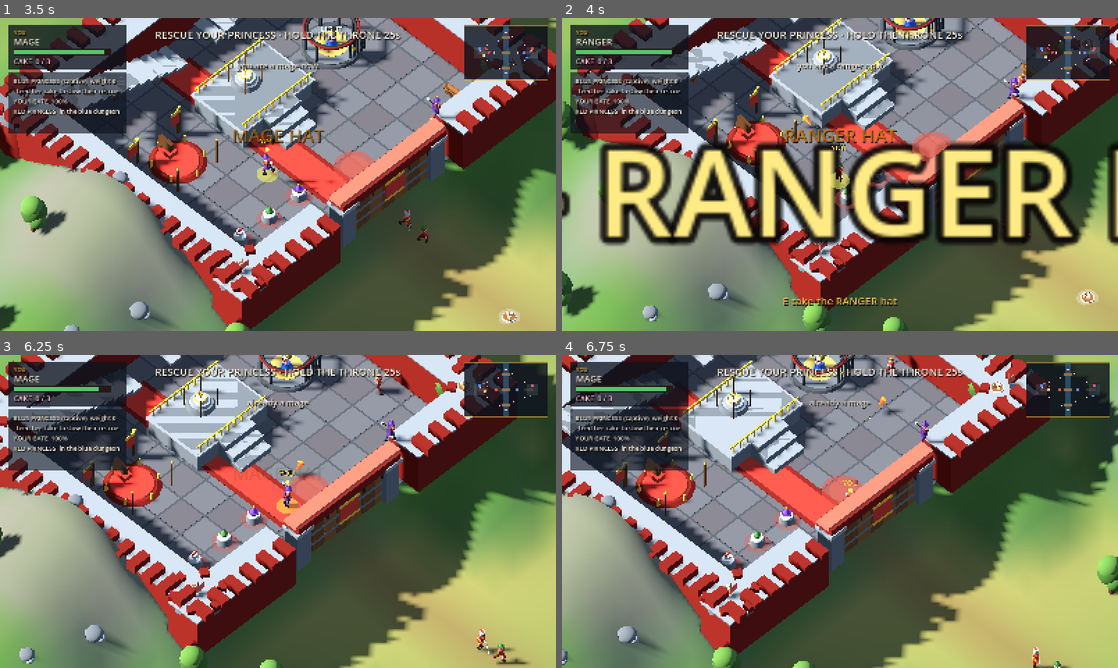
Above: before the commit, frames 1-4 (two rows, left to right).
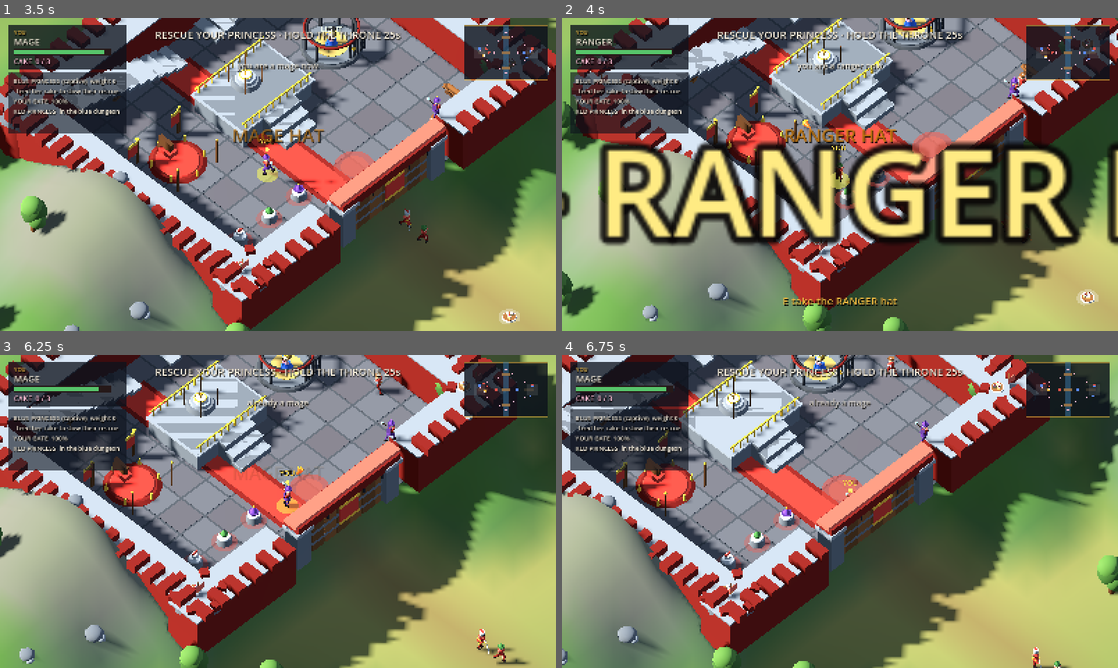
Above: after the commit, the same moments.

Repository: malahub/capture-the-princess
Game: Godot game, scene res://main.tscn
The game is run twice, just before and just after one commit, with the same random seed, the same clock (stepped at 60 frames per second) and the same inputs.
Inputs (mouse positions are in pixels of both pictures, inside the frame that each line leads up to):
- Up to frame 1 (3.5 s): tap E (act) at 0.5, 0.6, 1.25, 1.35, 2, 2.3, 3.05 s; move the mouse to (250, 237) at 0.52 s; hold W (move_up) 0.53-2.03 s; click (250, 237) at 0.67 s; tap V (jump) at 0.77, 1.52, 3.02 s; move the mouse to (444, 221) at 1.27 s; click (444, 221) at 1.42 s; move the mouse to (111, 127) at 2.02 s; hold A (move_left) from 2.03 s (still down); tap Space (attack) at 2.1 s; click (111, 127) at 2.17 s; move the mouse to (305, 174) at 2.77 s; click (305, 174) at 2.85 s
- Up to frame 2 (4 s): move the mouse to (756, 96) at 3.52 s; release A (move_left) at 3.53 s; hold S (move_down) from 3.53 s (still down); tap Shift (dash) at 3.6 s; click (756, 96) at 3.67 s; tap V (jump) at 3.77 s; tap E (act) at 3.8 s
- Up to frame 3 (6.25 s): move the mouse to (400, 495) at 4.27 s; release S (move_down) at 4.28 s; hold D (move_right) 4.28-5.03 s; tap Q (drop) at 4.35 s; click (400, 495) at 4.42 s; tap V (jump) at 4.52, 6.02 s; tap E (act) at 4.55, 5.3, 6.05 s; move the mouse to (166, 527) at 5.02 s; hold W (move_up) 5.03-5.78 s; tap F (feed) at 5.1 s; click (166, 527) at 5.17 s; move the mouse to (333, 442) at 5.77 s; hold D (move_right) from 5.78 s (still down); tap Enter at 5.85 s; click (333, 442) at 5.92 s
- Up to frame 4 (6.75 s): keep holding D (move_right); move the mouse to (812, 574) at 6.52 s; tap Keypad Enter at 6.6 s; click (812, 574) at 6.67 s

Frame 1 is identical in both runs. In frame 2, 0.1% of the frame differs, in the area x 43-50%, y 29-38%; in frame 3, less than 0.1%; in frame 4, less than 0.1%.

Commit message:
Projectiles: aim at the clicked unit's chest, collide with terrain, walls and trunks, poof on impact

Diff:
--- a/scripts/build.gd
+++ b/scripts/build.gd
@@ -132,7 +132,13 @@
 		hedge(root, Vector3(Terrain.HALF_X - 1.5, Terrain.h_terrain(Terrain.HALF_X - 1.5, z), z))
 
 
+## Trunks, for anything that has to stop at a tree (arrows, mostly). Decor is
+## not a collision body, so the shapes are recorded as they are built.
+static var trunks: Array = []
+
+
 static func tree(root: Node3D, p: Vector3, s: float) -> void:
+	trunks.append({"p": p, "r": 0.30 * s, "top": p.y + 2.2 * s})
 	var n := Node3D.new()
 	n.position = p
 	root.add_child(n)
--- a/scripts/game.gd
+++ b/scripts/game.gd
@@ -93,6 +93,9 @@
 var hattest := false
 var nettest := false
 var keyflow := false
+var shottest := false
+var fire_at_frame := -1
+var fire_shot: Dictionary = {}
 var showsil := false
 var camtest := false
 var sudden_applied := false
@@ -131,6 +134,9 @@
 		autoplay = true
 		_run_simtest()
 		return
+	if shottest:
+		_run_shottest()
+		return
 	if keyflow:
 		_run_keyflow()
 		return
@@ -192,6 +198,58 @@
 		start_match(false)
 	elif start_tutorial:
 		start_match(true)
+
+
+func _run_shottest() -> void:
+	start_match(false)
+	var dt := 1.0 / 60.0
+
+	# 1. aim at a person: the shot lands on them
+	var shooter := _new_unit(0, "ranger", false)
+	var target := _new_unit(1, "warrior", false)
+	place(shooter, Vector3(-20.0, 0.0, 45.0))
+	place(target, Vector3(-6.0, 0.0, 45.0))
+	units.append(shooter)
+	units.append(target)
+	var hp0: float = target.hp
+	spawn_projectile(shooter, shooter.pos + Vector3(0, 1.25, 0), target.position + Vector3(0, 1.15, 0), "arrow")
+	var n := 0
+	while n < 120 and not projectiles.is_empty():
+		_update_projectiles(dt)
+		n += 1
+	var chest_hit: bool = target.hp < hp0
+
+	# 2. aim at the ground: it flies out and poofs on the terrain, no damage
+	spawn_projectile(shooter, shooter.pos + Vector3(0, 1.25, 0), Vector3(-2.0, 0.0, 45.0), "arrow")
+	var travelled := 0.0
+	var start_x: float = shooter.pos.x
+	n = 0
+	while n < 200 and not projectiles.is_empty():
+		_update_projectiles(dt)
+		if projectiles.size() > 0:
+			travelled = absf((projectiles[0]["pos"] as Vector3).x - start_x)
+		n += 1
+	var ground_poof: bool = projectiles.is_empty() and travelled > 8.0
+
+	# 3. a wall in the way stops the shot
+	var inside := _new_unit(0, "ranger", false)
+	var outside := _new_unit(1, "warrior", false)
+	place(inside, Vector3(-44.0, 0.0, 8.0))
+	place(outside, Vector3(-30.0, 0.0, 8.0))
+	units.append(inside)
+	units.append(outside)
+	var hp1: float = outside.hp
+	spawn_projectile(inside, inside.pos + Vector3(0, 1.25, 0), outside.position + Vector3(0, 1.15, 0), "arrow")
+	n = 0
+	while n < 120 and not projectiles.is_empty():
+		_update_projectiles(dt)
+		n += 1
+	var wall_blocked: bool = is_equal_approx(outside.hp, hp1) and projectiles.is_empty()
+
+	var ok: bool = chest_hit and ground_poof and wall_blocked
+	print("[HF] SHOTTEST chest_hit=%s ground_poof=%s(%.1fm) wall_blocked=%s  %s" % [
+		str(chest_hit), str(ground_poof), travelled, str(wall_blocked), "PASS" if ok else "FAIL"])
+	get_tree().quit()
 
 
 func _run_keyflow() -> void:
@@ -564,31 +622,31 @@
 
 func _run_attacktest() -> void:
 	start_match(false)
+	# on dry ground: the old test stood them inside the bridge deck, which now
+	# (correctly) stops a shot that flies into it
 	var target := _new_unit(1, "warrior", false)
-	target.pos = Vector3(0, 0, 0)
-	target.position = target.pos
+	place(target, Vector3(-20.0, 0.0, 46.0))
 	units.append(target)
 	var shooter := _new_unit(0, "ranger", false)
-	shooter.pos = Vector3(0, 0, 7)
-	shooter.position = shooter.pos
+	place(shooter, Vector3(-20.0, 0.0, 53.0))
 	units.append(shooter)
 	var dt := 1.0 / 60.0
 	var hp0 := target.hp
 
-	spawn_projectile(shooter, Vector3(0, 1.25, 7), target.pos, "arrow")
+	var chest := target.position + Vector3(0, 1.15, 0)
+	spawn_projectile(shooter, shooter.position + Vector3(0, 1.25, 0), chest, "arrow")
 	for i in 60:
 		_update_projectiles(dt)
 	var hp1 := target.hp
 
-	spawn_projectile(shooter, Vector3(0, 1.35, 9), target.pos, "fire")
+	spawn_projectile(shooter, shooter.position + Vector3(0, 1.35, 0), chest, "fire")
 	for i in 90:
 		_update_projectiles(dt)
 	var hp2 := target.hp
 
 	# melee, for completeness
 	var brute := _new_unit(0, "warrior", false)
-	brute.pos = Vector3(0, 0, -1.8)
-	brute.position = brute.pos
+	place(brute, target.pos + Vector3(0, 0, -1.8))
 	brute.yaw = 0.0
 	units.append(brute)
 	melee_hit(brute, 2.25, 36.0, false)
@@ -781,6 +839,25 @@
 		zoom = 15.0
 		zoom_target = 15.0
 		cam_focus = Vector3(0, 0, 11.0)
+	elif demo == "shotarc":
+		var sh := _new_unit(0, "ranger", false)
+		place(sh, Vector3(-26.0, 0.0, 46.0))
+		sh.brain = "none"
+		sh.yaw = Core.yaw_to(sh.pos, Vector3(-10.0, 0.0, 46.0))
+		sh.rotation.y = sh.yaw
+		units.append(sh)
+		var tg := _new_unit(1, "warrior", false)
+		place(tg, Vector3(-10.0, 0.0, 46.0))
+		tg.brain = "none"
+		units.append(tg)
+		player.pos = Vector3(-18.0, 0.0, 34.0)
+		player.position = Vector3(-18.0, Terrain.h(-18.0, 34.0), 34.0)
+		zoom = 17.0
+		zoom_target = 17.0
+		cam_focus = Vector3(-18.0, 0.6, 44.0)
+		# fire a couple of shots once the frame is warm
+		fire_at_frame = 12
+		fire_shot = {"owner": sh, "target": tg.position + Vector3(0, 1.15, 0), "kind": "arrow"}
 	elif demo == "keycarry":
 		var kb: Dictionary = keys[1]
 		place(player, Vector3(kb["home"].x + 1.0, 0.0, kb["home"].z))
@@ -976,6 +1053,8 @@
 			input_debug = true
 		elif a == "--showsil":
 			showsil = true
+		elif a == "--shottest":
+			shottest = true
 		elif a == "--keyflow":
 			keyflow = true
 		elif a == "--nettest":
@@ -1424,6 +1503,7 @@
 	_update_respawns(dt)
 	_update_dropped_hats(dt)
 	_update_silhouettes(dt)
+	_maybe_fire_demo()
 	_update_interaction_label()
 	if state == S_TUTORIAL:
 		_update_tutorial(dt)
@@ -1451,7 +1531,7 @@
 		cam_right.y = 0.0
 		cam_right = cam_right.normalized()
 		dir = (cam_right * iv.x + cam_fwd * iv.y).normalized()
-	var aim := _mouse_ground()
+	var aim := _mouse_aim()
 	if autoplay:
 		aim = player.pos + Vector3(0, 0, 1)
 		if player.target_unit != null and is_instance_valid(player.target_unit):
@@ -1474,6 +1554,31 @@
 		_player_feed()
 	if autoplay:
 		_autoplay_actions()
+
+
+## What the player is pointing at. A unit under the cursor wins (aimed at its
+## chest); otherwise the point on the ground, so a shot into open field lands
+## where the cursor is and poofs on the terrain.
+func _mouse_aim() -> Vector3:
+	var mp := get_viewport().get_mouse_position()
+	var best: Unit = null
+	var best_d := 46.0
+	for u: Unit in units:
+		if not u.alive or u.team == player.team or not is_instance_valid(u):
+			continue
+		var chest: Vector3 = u.position + Vector3(0, 1.15, 0)
+		if camera.is_position_behind(chest):
+			continue
+		var sp: Vector2 = camera.unproject_position(chest)
+		var d: float = sp.distance_to(mp)
+		if d < best_d:
+			best_d = d
+			best = u
+	if best != null:
+		player.target_unit = best
+		return best.position + Vector3(0, 1.15, 0)
+	player.target_unit = null
+	return _mouse_ground()
 
 
 func _mouse_ground() -> Vector3:
@@ -1838,30 +1943,91 @@
 
 
 func spawn_projectile(owner: Unit, from: Vector3, target: Vector3, kind: String) -> void:
-	var dir := target - from
-	dir.y = 0.0
-	if dir.length() < 0.1:
-		dir = Vector3(sin(owner.yaw), 0, cos(owner.yaw))
-	dir = dir.normalized()
+	var y_off := 1.25 if kind == "arrow" else 1.35
+	var origin := from
+	origin.y = Terrain.h(origin.x, origin.z) + y_off
+	var aim := target
+	# never aim at your own feet: a click right next to you still fires forward
+	var flat := Vector3(aim.x - origin.x, 0.0, aim.z - origin.z)
+	if flat.length() < 4.0:
+		var fwd := Vector3(sin(owner.yaw), 0.0, cos(owner.yaw))
+		aim = origin + fwd * 9.0
+		aim.y = Terrain.h(aim.x, aim.z) + 0.4
+	var floor_y: float = Terrain.h(aim.x, aim.z) + 0.05
+	if aim.y < floor_y:
+		aim.y = floor_y
+	var to := aim - origin
+	var dist: float = maxf(to.length(), 1.0)
+	var dir := to / dist
 	var node := Node3D.new()
 	world.add_child(node)
 	if kind == "arrow":
 		Bld.arrow_model(node)
 	else:
 		Bld.fireball_model(node)
-	var y_off := 1.25 if kind == "arrow" else 1.35
-	from.y = Terrain.h(from.x, from.z) + y_off
-	node.position = from
+	node.position = origin
 	node.rotation.y = atan2(dir.x, dir.z)
+	node.rotation.x = -asin(clampf(dir.y, -1.0, 1.0))
 	projectiles.append({
-		"node": node, "pos": from, "prev": from, "dir": dir, "kind": kind,
-		"team": owner.team, "owner": owner, "life": 2.4,
+		"node": node, "pos": origin, "prev": origin, "dir": dir, "kind": kind,
+		"team": owner.team, "owner": owner, "life": 2.6,
 		"speed": 34.0 if kind == "arrow" else 17.0,
 		"dmg": (24.0 if kind == "arrow" else 32.0) * owner.damage_scale(),
-		"trail": 0.0, "y_off": y_off, "y": from.y,
+		"trail": 0.0, "left": dist, "range": 34.0 if kind == "arrow" else 24.0,
 	})
 	play_sfx(Core.tone(880.0, 0.07, "tri", 0.16, 1400.0) if kind == "arrow"
 		else Core.tone(180.0, 0.22, "noise", 0.18, 90.0), -18.0)
+
+
+## Anything the shot runs into: sparks, a puff, and the projectile is gone.
+func _impact_projectile(p: Dictionary, at: Vector3) -> void:
+	var kind: String = p["kind"]
+	for i in 5:
+		var n := MeshInstance3D.new()
+		var sm := SphereMesh.new()
+		sm.radius = 0.05
+		sm.height = 0.10
+		n.mesh = sm
+		n.material_override = Core.mat(Color("ffd9a0") if kind == "arrow" else Color("ff7a33"), 0.5, 0.0, 1.2)
+		n.position = at
+		world.add_child(n)
+		fx.append({"node": n, "vel": Vector3(randf_range(-1.6, 1.6), randf_range(0.4, 2.0), randf_range(-1.6, 1.6)),
+			"life": 0.32, "spin": 4.0, "fade": true})
+	play_sfx(Core.tone(300.0, 0.10, "noise", 0.14, 120.0), -20.0)
+
+
+## Swept 2D segment vs the world's solid rectangles, height-aware, so a shot into
+## a wall stops at the wall instead of passing through it.
+func _segment_hits_solid(a: Vector3, b: Vector3) -> bool:
+	var lo := Vector2(minf(a.x, b.x), minf(a.z, b.z))
+	var hi := Vector2(maxf(a.x, b.x), maxf(a.z, b.z))
+	var box := Rect2(lo, hi - lo)
+	for s in solids:
+		var rr: Rect2 = s["r"]
+		if not rr.intersects(box):
+			continue
+		var top: float = float(s["top"])
+		for i in 5:
+			var t := float(i) / 4.0
+			var q := a.lerp(b, t)
+			if q.y <= top and rr.has_point(Vector2(q.x, q.z)):
+				return true
+	# trees: a trunk stops a shot even though nothing blocks walking through it
+	for tr in Bld.trunks:
+		var tp: Vector3 = tr["p"]
+		if not box.grow(float(tr["r"])).has_point(Vector2(tp.x, tp.z)):
+			continue
+		var top2: float = float(tr["top"])
+		for i in 5:
+			var t2 := float(i) / 4.0
+			var q2 := a.lerp(b, t2)
+			if q2.y > top2:
+				continue
+			var d2 := Vector2(q2.x - tp.x, q2.z - tp.z).length()
+			if d2 <= float(tr["r"]):
+				return true
+	return false
+
 
 
 ## Swept hit test: a fast projectile moves most of a unit per frame, so the
@@ -1877,37 +2043,53 @@
 func _update_projectiles(dt: float) -> void:
 	for i in range(projectiles.size() - 1, -1, -1):
 		var p: Dictionary = projectiles[i]
-		p["life"] -= dt
-		var dir: Vector3 = p["dir"]
-		p["prev"] = p["pos"]
-		p["pos"] = p["pos"] + dir * p["speed"] * dt
 		var node: Node3D = p["node"]
 		if not is_instance_valid(node):
 			projectiles.remove_at(i)
 			continue
-		# ease the height: an arrow leaving the parapet should fall to the field,
-		# not teleport down the instant it clears the wall
-		var want_y: float = Terrain.h(p["pos"].x, p["pos"].z) + p["y_off"]
-		p["y"] = lerpf(p["y"], want_y, 1.0 - exp(-7.0 * dt))
-		p["pos"].y = p["y"]
-		node.position = p["pos"]
+		p["life"] = float(p["life"]) - dt
+		var dir: Vector3 = p["dir"]
+		var step: float = float(p["speed"]) * dt
+		p["prev"] = p["pos"]
+		var nxt: Vector3 = (p["pos"] as Vector3) + dir * step
+		p["left"] = float(p["left"]) - step
+		p["pos"] = nxt
+		node.position = nxt
 		node.rotation.y = atan2(dir.x, dir.z)
+		node.rotation.x = -asin(clampf(dir.y, -1.0, 1.0))
 
 		# trail: an arrow at play zoom is a couple of pixels without it
-		p["trail"] -= dt
-		if p["trail"] <= 0.0:
+		p["trail"] = float(p["trail"]) - dt
+		if float(p["trail"]) <= 0.0:
 			p["trail"] = 0.03 if p["kind"] == "arrow" else 0.055
-			_spawn_projectile_trail(p["pos"], p["kind"])
-
-		var dead: bool = p["life"] <= 0.0
+			_spawn_projectile_trail(nxt, p["kind"])
+
+		# 1. the ground wins first: a shot into open field lands where it lands
+		var gh: float = Terrain.h(nxt.x, nxt.z)
+		if nxt.y <= gh + 0.05:
+			_impact_projectile(p, Vector3(nxt.x, gh + 0.05, nxt.z))
+			node.queue_free()
+			projectiles.remove_at(i)
+			continue
+		# 2. walls, gates and towers
+		if _segment_hits_solid(p["prev"], nxt):
+			_impact_projectile(p, nxt)
+			node.queue_free()
+			projectiles.remove_at(i)
+			continue
+		# 3. people: the shot flies at the height it was aimed at
+		var dead := false
 		for o: Unit in units:
 			if not o.alive or o.team == p["team"]:
 				continue
-			if _projectile_hit_test(p, o.pos, 0.72):
-				o.take_damage(p["dmg"], p["pos"] - dir, false)
+			if absf(nxt.y - (o.position.y + 1.10)) > 1.2:
+				continue
+			if _projectile_hit_test(p, o.pos, 0.75):
+				o.take_damage(p["dmg"], nxt - dir, false)
 				if p["kind"] == "fire":
-					_splash(p["pos"], p["team"], 2.6, 16.0)
+					_splash(nxt, p["team"], 2.6, 16.0)
 					play_sfx(Core.tone(120.0, 0.30, "noise", 0.28, 60.0), -12.0)
+				_impact_projectile(p, nxt)
 				dead = true
 				break
 		if not dead:
@@ -1920,12 +2102,17 @@
 					if dm["hp"] <= 0.0:
 						dm["node"].visible = false
 						dm["t"] = 5.0
+					_impact_projectile(p, nxt)
 					dead = true
 					break
+		# 4. out of reach
+		if not dead and (float(p["left"]) <= 0.0 or float(p["life"]) <= 0.0):
+			_impact_projectile(p, nxt)
+			dead = true
 		if dead:
-			_spawn_hit_fx(p["pos"], 0.0, p["team"], dir)
 			node.queue_free()
 			projectiles.remove_at(i)
+
 
 
 func _spawn_projectile_trail(at: Vector3, kind: String) -> void:
@@ -2806,7 +2993,7 @@
 	elif u.cls == "mage":
 		reach = 11.0
 	if d <= reach:
-		var shot_at: Vector3 = u.target_unit.pos
+		var shot_at: Vector3 = u.target_unit.position + Vector3(0, 1.15, 0)
 		if u.cls == "ranger":
 			# lead the shot: at 34 m/s an arrow takes long enough that a running
 			# target would otherwise always be missed
@@ -3031,6 +3218,16 @@
 		u.show_silhouette(showsil or _unit_hidden(u))
 
 
+func _maybe_fire_demo() -> void:
+	if fire_at_frame < 0:
+		return
+	if Engine.get_process_frames() >= fire_at_frame and not fire_shot.is_empty():
+		var o: Unit = fire_shot["owner"]
+		if o != null and is_instance_valid(o):
+			spawn_projectile(o, o.position + Vector3(0, 1.25, 0), fire_shot["target"], String(fire_shot["kind"]))
+		fire_shot = {}
+
+
 func _update_camera(dt: float) -> void:
 	zoom = Core.damp(zoom, zoom_target, 8.0, dt)
 	camera.size = zoom
Not shown, changed: build/web/index.pck
